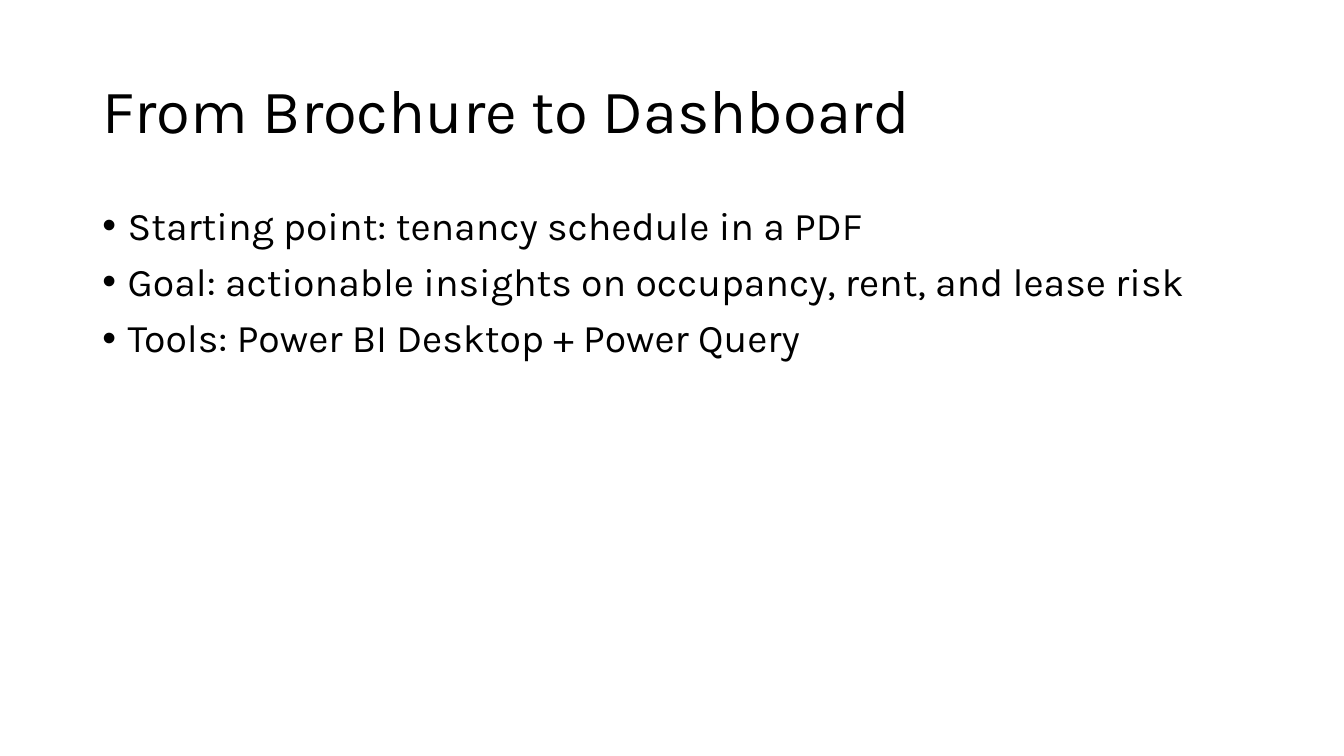
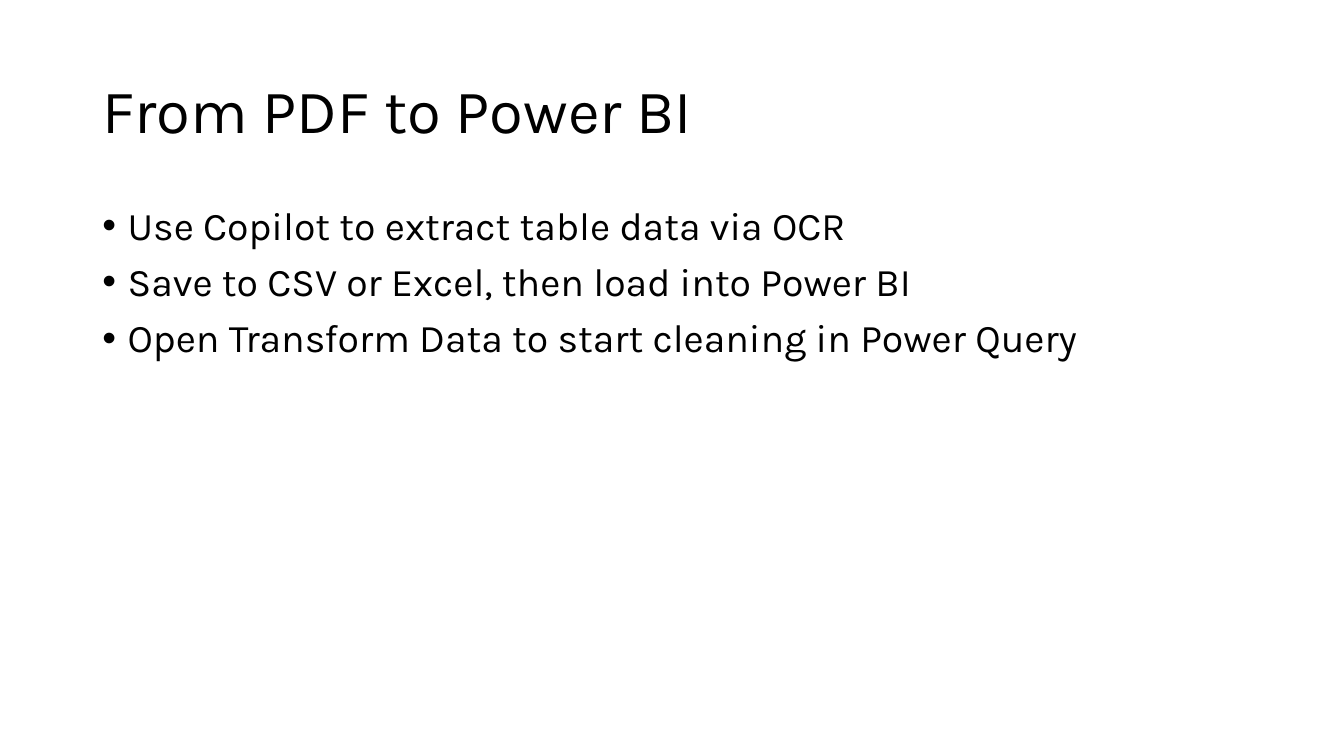
Before and after one commit to stringfestdata/bayfield-2026-webinar-1, a slide deck: slide 5 of bayfield-webinar-1-slides.pptx (slide 4 before the commit). Drawn at 1344x756 pixels with LibreOffice and Linux fonts; fonts in the diff are those of the drawing. Boxes give left, top, right and bottom in pixels: in the first picture for what was removed or moved away, otherwise in the second. Text is boxed around its words. In the diff, an @@ line names an element or a change of style, - is before the commit and + after.

```diff
--- a/bayfield-webinar-1-slides.pptx
+++ b/bayfield-webinar-1-slides.pptx
@@ title at (102,94,692,134): text changed @@
-From Brochure to Dashboard
+From PDF to Power BI
@@ text at (128,213,1077,362): text changed @@
-• Starting point: tenancy schedule in a PDF
-• Goal: actionable insights on occupancy, rent, and lease risk
-• Tools: Power BI Desktop + Power Query
+• Use Copilot to extract table data via OCR
+• Save to CSV or Excel, then load into Power BI
+• Open Transform Data to start cleaning in Power Query
```
Also in this commit, not shown: 3 other slides changed, 3 slides added, 6 slides removed, 2 other files.
